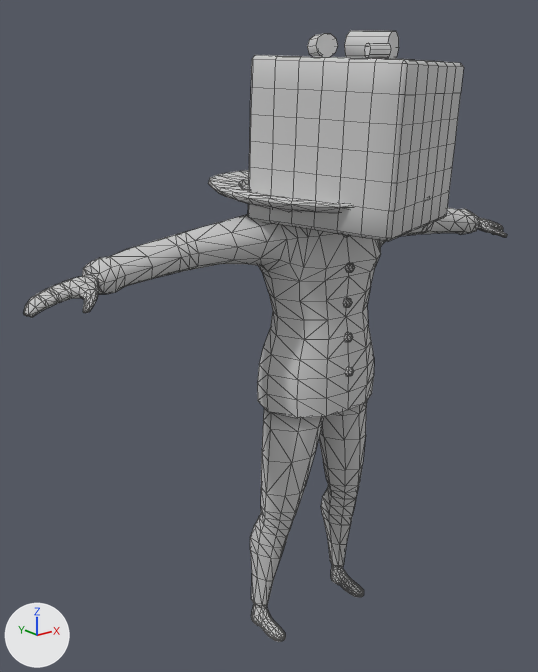
The FBX model Assets/Animation/dubu/Attack.FBX, before and after one commit.
Camera for both pictures: a 50 mm lens placed at (-1.313, -1.419, 1.481), pointed at (-0.129, 0.061, 0.888). Arrows for +X, +Y and +Z are at lower left; the lights stay in place. Mesh edges are drawn as thin lines.

In view in the first picture: 'CH_Tofu', 'Tofu'.
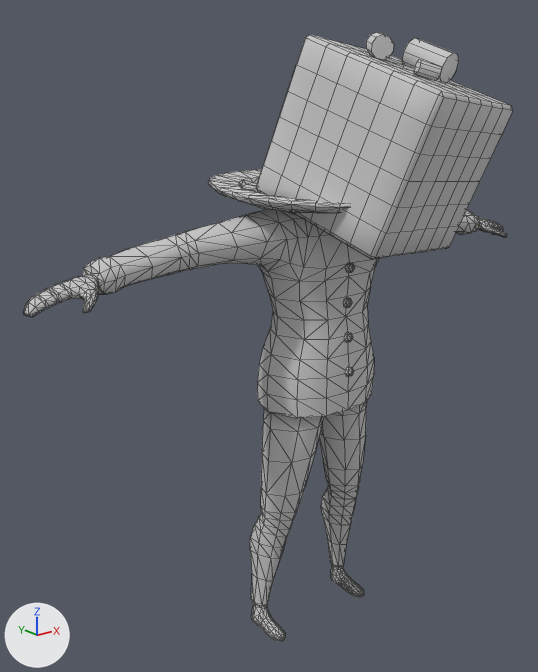
Where the change shows, as pixel boxes (x1, y1, x2, y2) in the pictures (538 x 672 px):
'Tofu', moved, turned: before (248, 30, 464, 242); after (256, 32, 513, 259)

Edits to the bpy script that builds the scene:
```text
Change ob_tofu:
    ob_tofu.location: (0.004, -0.102, 1.418) -> (0.043, -0.166, 1.4)
    ob_tofu.rotation_euler: (-2.255, -1.602, -0.547) -> (-1.858, -1.285, -1.086)  # degrees (-129, -92, -31) -> degrees (-106, -74, -62)
```
